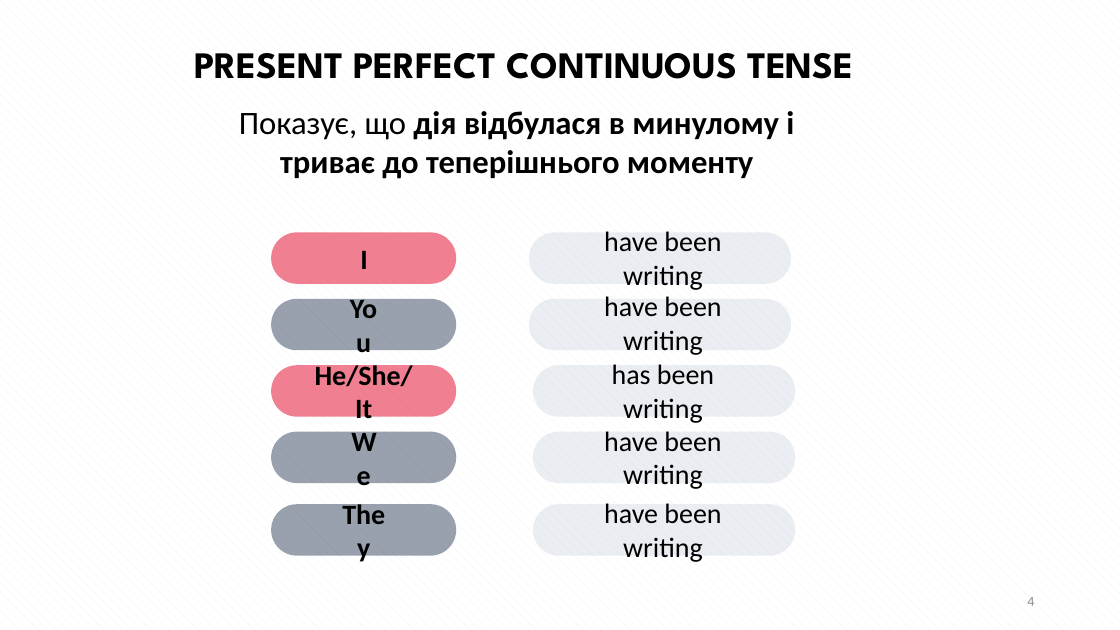
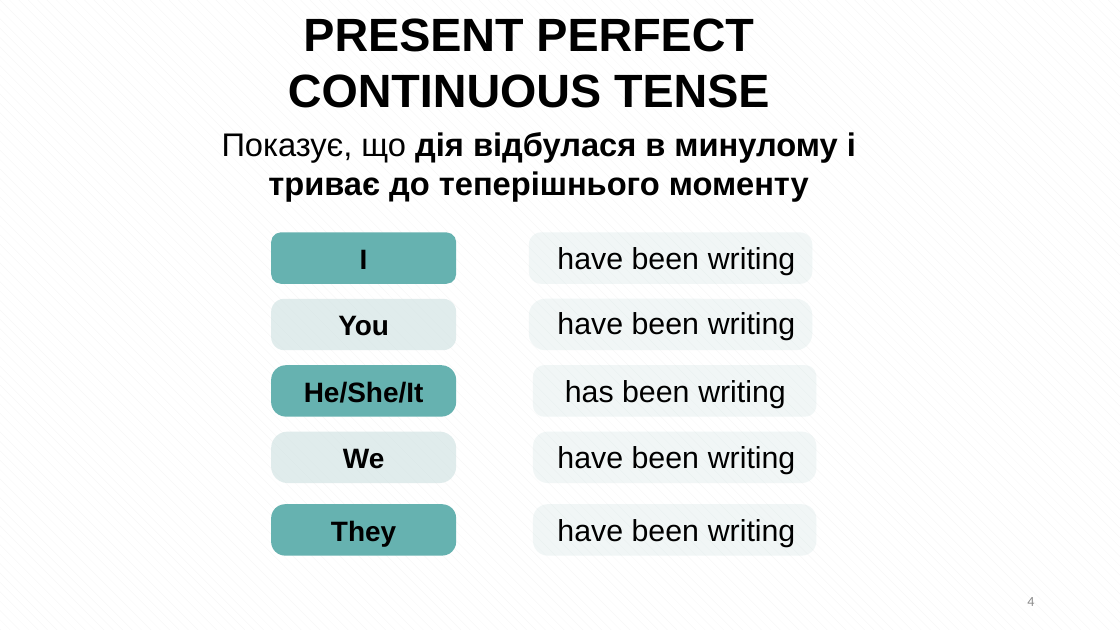
Before and after one commit to vikhulei/TeachLearnFullStack, a slide deck: slide 4 of public/docs/Reviews.pptx. Drawn at 1120x630 pixels with LibreOffice and Linux fonts; fonts in the diff are those of the drawing. Boxes give left, top, right and bottom in pixels: in the first picture for what was removed or moved away, otherwise in the second. Text is boxed around its words. In the diff, an @@ line names an element or a change of style, - is before the commit and + after.

```diff
--- a/public/docs/Reviews.pptx
+++ b/public/docs/Reviews.pptx
@@ text "PRESENT PERFECT CONTINUOUS TENSE": place and size @@
-text "PRESENT PERFECT CONTINUOUS TENSE" at [194, 53, 854, 79]
+text "PRESENT PERFECT CONTINUOUS TENSE" at [288, 18, 769, 108]
@@ text "PRESENT PERFECT CONTINUOUS TENSE" at [288, 18, 769, 108]: size 32 to 40 pt, font League Spartan to Arial @@
@@ font Calibri to Arial in 6 elements at [360, 249, 368, 269], [343, 448, 384, 469], [331, 520, 396, 546], [304, 381, 424, 403], [338, 315, 389, 336], [222, 132, 856, 201] @@
@@ text "Показує, що дія відбулася в ...": place and size @@
-text "Показує, що дія відбулася в ..." at [239, 111, 794, 179]
+text "Показує, що дія відбулася в ..." at [222, 132, 856, 201]
@@ rounded rectangle at [271, 233, 456, 284]: fill #E31737 at 55% opacity to #66B2B0; proportions changed @@
@@ fill #ADB9CA at 25% opacity to #C8DFDE at 25% opacity; proportions changed in 5 elements at [529, 299, 812, 350], [534, 365, 817, 417], [534, 432, 817, 483], [534, 504, 817, 555], [529, 233, 812, 284] @@
@@ rounded rectangle: place and size @@
-rounded rectangle at [529, 233, 791, 284]
+rounded rectangle at [529, 233, 812, 284]
@@ size 24 to 26 pt, font Calibri to Arial in 5 elements at [565, 380, 786, 408], [557, 519, 796, 547], [557, 312, 796, 340], [557, 446, 796, 474], [557, 247, 796, 275] @@
@@ text "have been writing": place and size @@
-text "have been writing" at [604, 231, 721, 290]
+text "have been writing" at [557, 247, 796, 275]
@@ rounded rectangle at [271, 299, 456, 350]: fill #44546A at 55% opacity to #C8DEDE at 55% opacity; proportions changed @@
@@ rounded rectangle: place and size @@
-rounded rectangle at [529, 299, 791, 350]
+rounded rectangle at [529, 299, 812, 350]
@@ text "You": place and size @@
-text "You" at [344, 308, 383, 341]
+text "You" at [338, 315, 389, 336]
@@ text "have been writing": place and size @@
-text "have been writing" at [604, 296, 721, 355]
+text "have been writing" at [557, 312, 796, 340]
@@ rounded rectangle at [271, 365, 456, 417]: fill #E31737 at 55% opacity to #66B2B0; proportions changed @@
@@ text "He/She/It": place and size @@
-text "He/She/It" at [315, 362, 413, 425]
+text "He/She/It" at [304, 381, 424, 403]
@@ rounded rectangle: place and size @@
-rounded rectangle at [534, 365, 796, 417]
+rounded rectangle at [534, 365, 817, 417]
@@ text "has been writing": place and size @@
-text "has been writing" at [612, 364, 714, 423]
+text "has been writing" at [565, 380, 786, 408]
@@ rounded rectangle at [271, 432, 456, 483]: fill #44546A at 55% opacity to #C8DEDE at 55% opacity; proportions changed @@
@@ rounded rectangle: place and size @@
-rounded rectangle at [534, 432, 796, 483]
+rounded rectangle at [534, 432, 817, 483]
@@ text "have been writing": place and size @@
-text "have been writing" at [604, 431, 721, 489]
+text "have been writing" at [557, 446, 796, 474]
@@ rounded rectangle at [271, 504, 456, 555]: fill #44546A at 55% opacity to #66B2B0; proportions changed @@
@@ rounded rectangle: place and size @@
-rounded rectangle at [534, 504, 796, 555]
+rounded rectangle at [534, 504, 817, 555]
@@ text "They": place and size @@
-text "They" at [337, 513, 391, 547]
+text "They" at [331, 520, 396, 546]
@@ text "have been writing": place and size @@
-text "have been writing" at [604, 503, 721, 562]
+text "have been writing" at [557, 519, 796, 547]
```
Also in this commit, not shown: 2 other slides changed, 4 other files.
